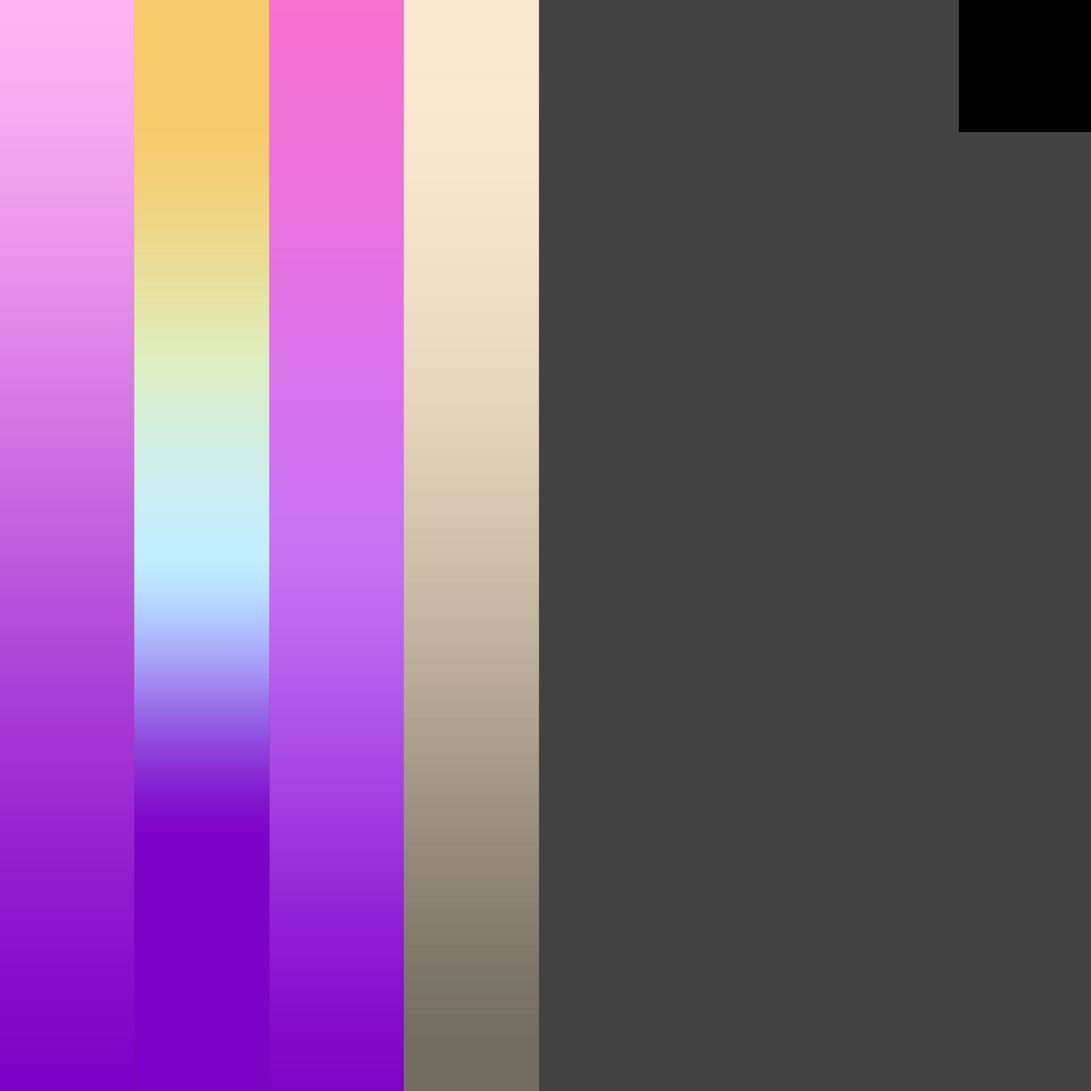
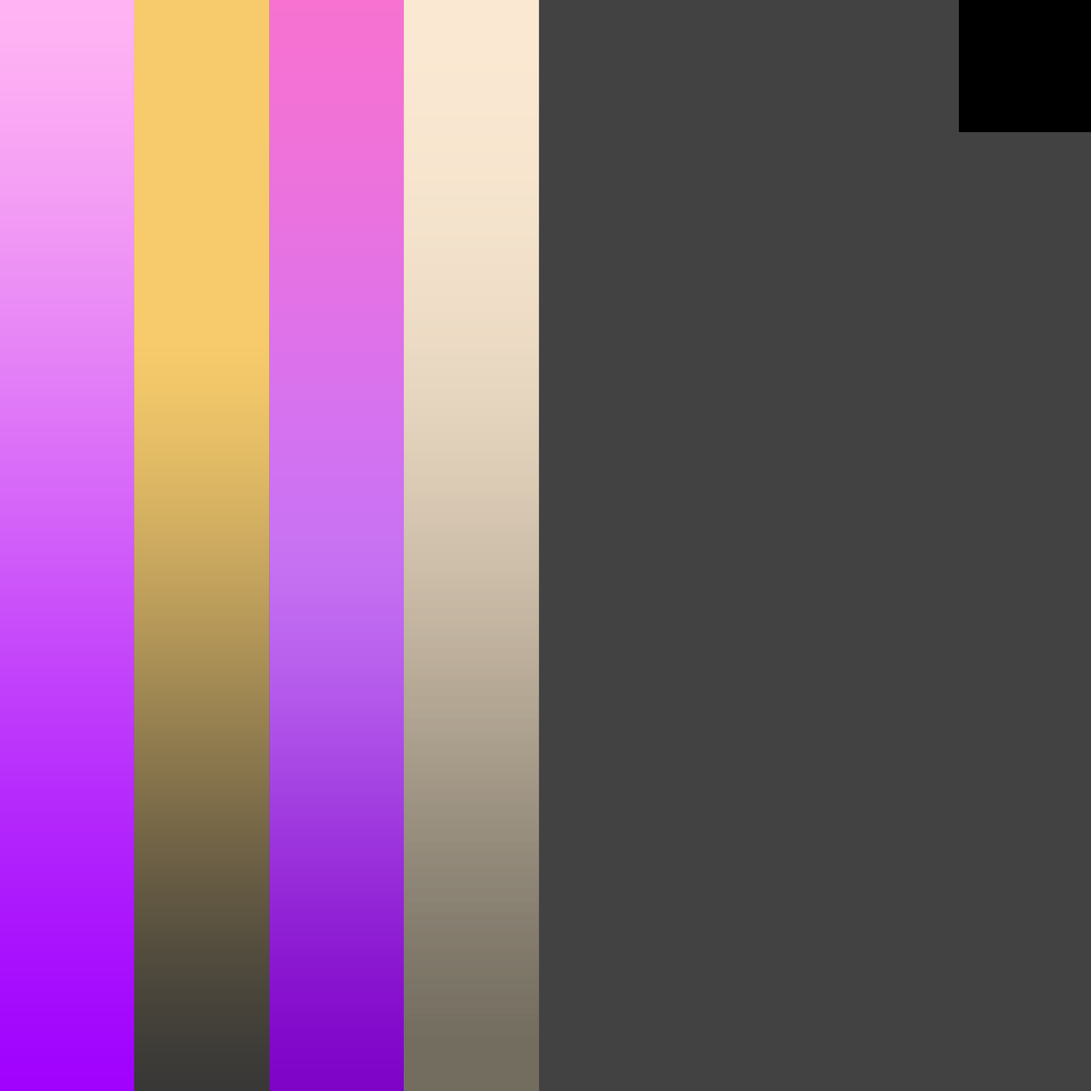
The second 1091 x 1091 image is a revision of the first. Changes to its layers:
pixels changed over (0, 102, 270, 1091) (layer not identified)
